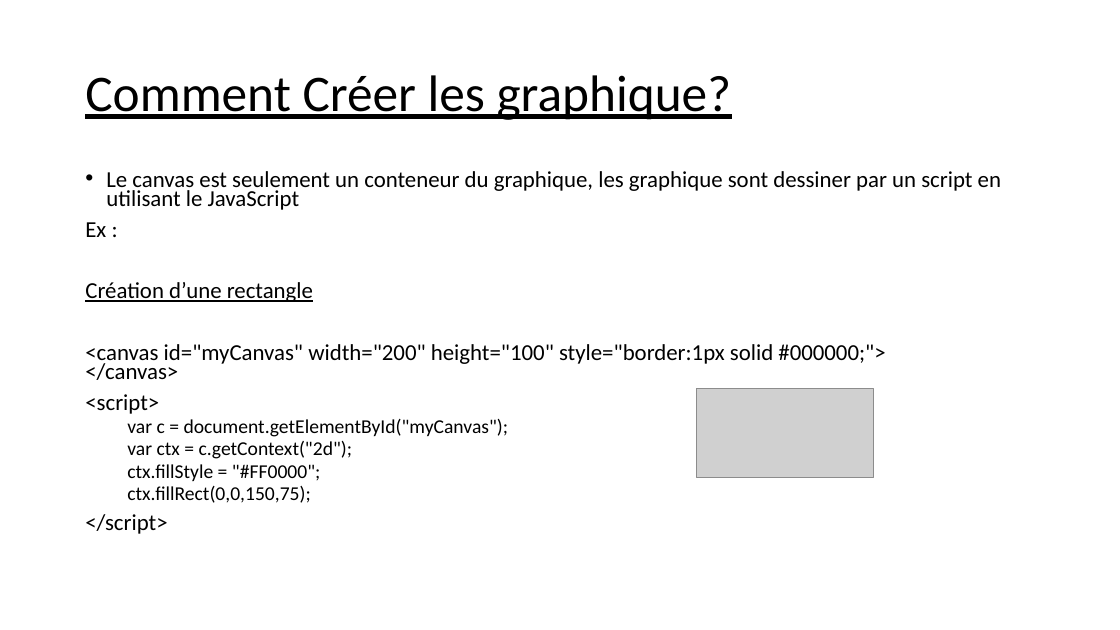
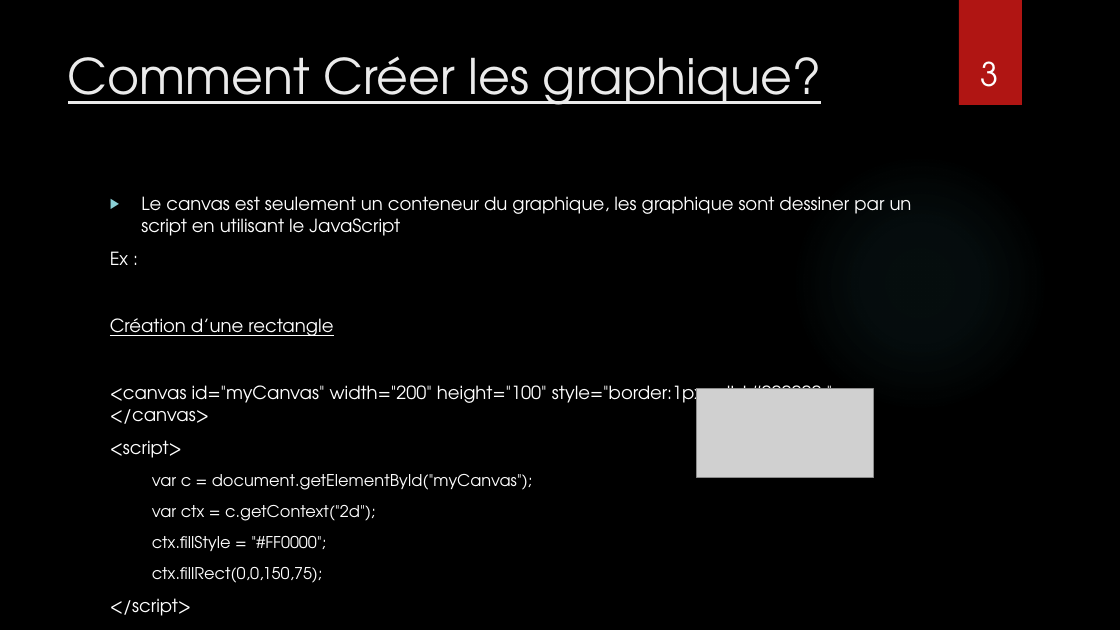
Before and after one commit to balamddine/NewHtml5, a slide deck: slide 3 of CanvasGame/Un jeu en canvas.pptx. Drawn at 1120x630 pixels with LibreOffice and Linux fonts; fonts in the diff are those of the drawing; grey boxes stand for pictures; background and template pictures are left out. Boxes give left, top, right and bottom in pixels: in the first picture for what was removed or moved away, otherwise in the second. Text is boxed around its words. In the diff, an @@ line names an element or a change of style, - is before the commit and + after.

```diff
--- a/CanvasGame/Un jeu en canvas.pptx
+++ b/CanvasGame/Un jeu en canvas.pptx
@@ background #FFFFFF to picture (left out) @@
@@ rectangle added at [959,0,1022,105], fill #B01513 @@
@@ title "Comment Créer les graphique?": place and size @@
-title "Comment Créer les graphique?" at [85,75,731,120]
+title "Comment Créer les graphique?" at [68,56,821,105]
@@ title "Comment Créer les graphique?" at [68,56,821,105]: size 44 to 42 pt, font Calibri to TeX Gyre Adventor, text colour #000000 to #EBEBEB; line spacing 0.9 to 1; vertical alignment middle to top @@
@@ page number added at [980,61,998,87], 28 pt, text #FFFFFF @@
+3
@@ ellipse added at [791,154,1049,413], fill gradient #50B9C1 @@
@@ text "Le canvas est seulement un ...": place and size @@
-text "Le canvas est seulement un ..." at [85,171,1001,534]
+text "Le canvas est seulement un ..." at [110,196,912,583]
@@ text "Le canvas est seulement un ..." at [110,196,912,583]: size 19.6 to 15.5 pt in "Le canvas est seulement un conteneur du ...", "Ex :", "Création d’une rectangle", "<canvas id="myCanvas" width="200" height="100" style="border ..." and 2 more places; font Calibri to TeX Gyre Adventor, text colour #000000 to #FFFFFF; size 16.8 to 13.9 pt in "var c = document.getElementById("myCanvas");", "var ctx = c.getContext("2d");", "ctx.fillStyle = "#FF0000";", "ctx.fillRect(0,0,150,75);"; bullet • to ▶; line spacing 0.7 to 1; more space between paragraphs @@
```
Also in this commit, not shown: 10 other slides changed, 2 other files.
